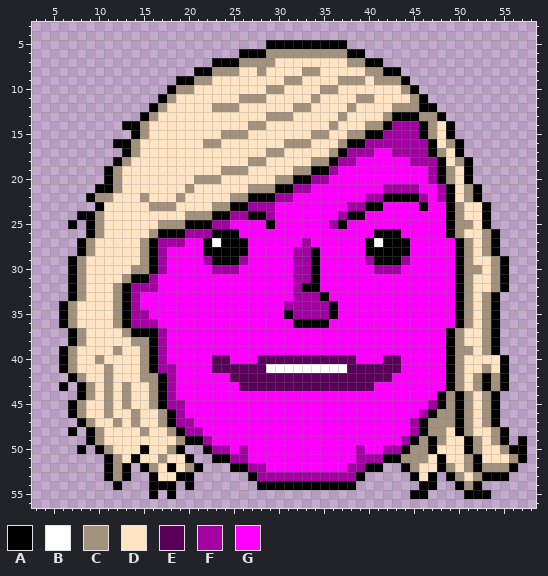
Pixel-art file -- qvik-katri/qvik-katri.ase. Above is the file before it was changed.
64x64 pixels, 1 frame. Colours within 5 levels of each other are drawn and written as one. Shown: x 3..58, y 3..56.
Palette (. is transparent): A #000000  B #ffffff  C #a2917d  D #ffe4c4  E #590059  F #a200a2  G #ff00ff
Once edited:
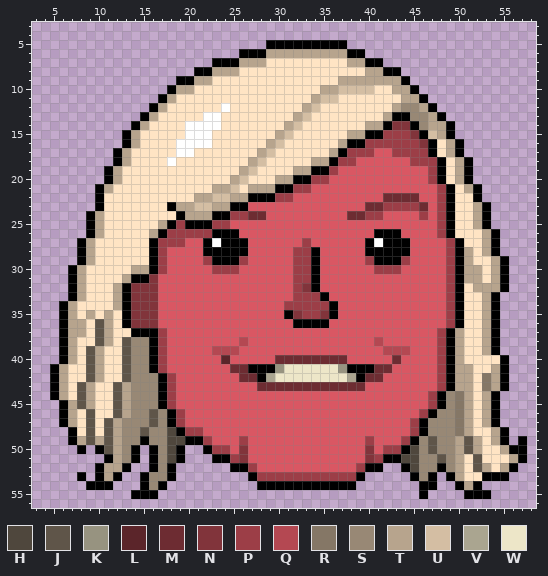
Colours new in this view: H #4f473d  J #5f5549  K #979380  L #5b252a  M #6d2c32  N #81343b  P #9c3e47  Q #b44852  R #857766  S #988875  T #b7a48d  U #d4bea3  V #aaa590  W #ede6c8
Diff:
layer "mouth" opacity 65% -> 100%
layer "shading" opacity 36% -> 28%
layer "shading" blend normal -> darken
layer "shading heavy" opacity 17% darken added
layer "shading even heavier" opacity 48% added
colour G: #ff00ff -> #d95763
Changed rows in their new state; - is a pixel that keeps its letter.
first column x 5:
 6 ------------------------TTTTTTTTT-------------------
 7 ---------------------TTTD--------TT-----------------
 8 ------------------TTT--D----DD-----TT---------------
 9 ----------------TT--------DD----TTTTTTT-------------
10 --------------TT--------DD----TTUUUU--TT------------
11 -------------T-------DDD-----TUU--DD---TT-----------
12 ------------T-----DBD------DTU---D----TSST----------
13 -----------T-----BB-----DDDTU---D----T--SST---------
14 --------.-T----BBBB---DD--TU---D---TT-NNASTT--------
15 --------ATD----BBB-DDD---TU--DD--TT--PPPN-UT--------
16 -------.-T----BBBBD-----TUDDD---T--PPPPPPN--T-------
17 -------ATD----BB-------TUD-----T-PPP--PPPP-DT-------
18 --------T----B--------TU-----TT-PP------PPP--T------
19 -------T-----------DDTU----TT--P----------P-DT------
20 -------T--------DDD-TU---TT--PP-----------P-DT------
21 ------TD-------D--TTU-TTT--PP--------GGGG--P--T-----
22 ----.AD---D---D-TTUUTT---PP--------GGMMMMG-P--D-----
23 -----------DDATTUUTT--GGG--------GGMMPPPPM-P-D-T----
24 ---.-T--------ATTT--PPMMG-------GMMPP----P-P-D-T----
25 --.--T------TAP---PP----G------GG----------P-DDT----
26 -----T-----T-PPPPP-------------------------P-D--T---
27 ----T-----D-PPP-------------P---------------P-D-T---
28 ----T-----D-P--------------PP---------------P-T-T---
29 --.AT-----D-P----P---P-----PP------P---P----P-T--T--
30 ---T-----TT-P-----PPP------PP-------PPP-----P-TT-T--
31 ---T----T--N---------------PP---------------P-TT-T--
32 ---T---T-NNN---------------PN---------------P-DTTT--
33 ---T---T-NNN---------------PPP--------------P-D-T---
34 --T----T-NNN--------------PPPPP-------------P-D-T---
35 --T-T-TD-NNN---------------NPPN-------------P-D-T---
36 --TT-JTD-NNN--------------------------------P-D-T---
37 -ATT-JT-D---P------------------------------P-T--T---
38 -ATD-JT-JSS-P--------Q--------------Q------P-T--T---
39 --T-JT-DJSS-P-----QQQ----------------QQQ---P-TD-T---
40 --T-JT--JSS-P-----GL---GGMMMMMMMMG---GM----P-T------
41 ATD-JTD-JSS-PG----GGMMAAAKWWWWWWKAAAMMG----P-TT-DT--
42 ATDDJTD-JSSS-P------GMMAVWWWWWWWWVAMMG-----P-TTDRT--
43 ATDJT-DJTSSS-P-------GGMMMMMMMMMMMMG-------P-TTDRT--
44 ATDJT-DJTSSS-P----------------------------P-SRT-T---
45 -ATJT-DJTSSS-PG---------------------------P-SRT-T---
46 -ATDJ-DJTSSJS-P--------------------------P-SSRT-T---
47 -ATDJ-JTSSSJS-PG------------------------P-SSSRT-T---
48 ---DJDJTSSJSSH-PP-----------------------P-SSSRT--T--
49 --ATJTJTSSASSHH--P---P-------------P---P-SJSSTJT-T--
50 ------JTSA.ASH----PP-N------------GN-PP-HSJSSTJT--T-
51 -------TS-.ASHA.----PN------------GNP--HHSSJSTDJ---T
52 -----ATT--.AS-...-----PG---------GP-----HSS-STDJTDT-
53 ---A-ATA.-ASSA..-------PPPPPPPPPPP-------S---T-D----
54 ----AAA.--AS-.-.------------------------------T-----
55 ---------AA--.--------------------------.-----------
Changed places in both pictures, as pixel boxes (x1, y1, x2, y2):
changed: (50, 49, 518, 499)
